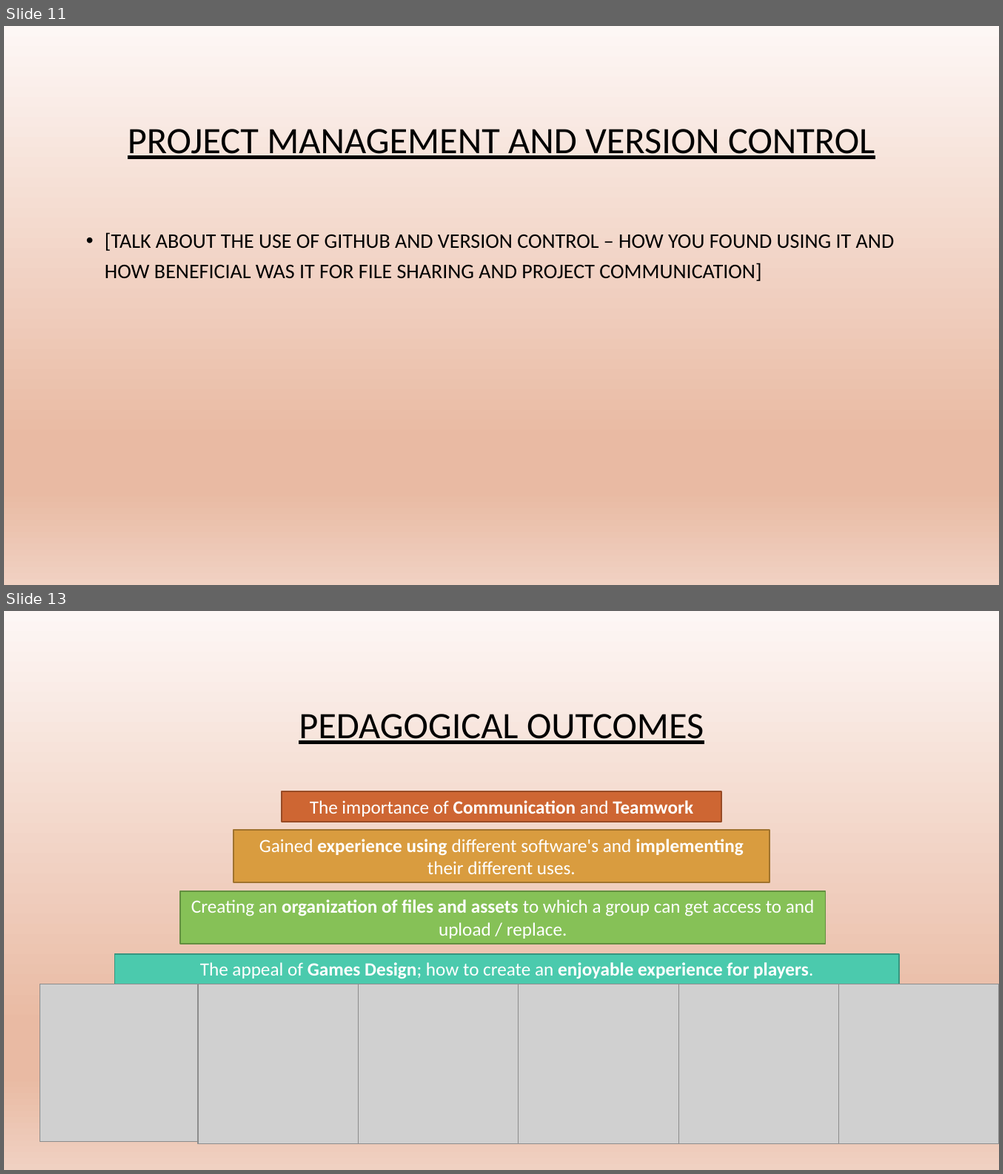
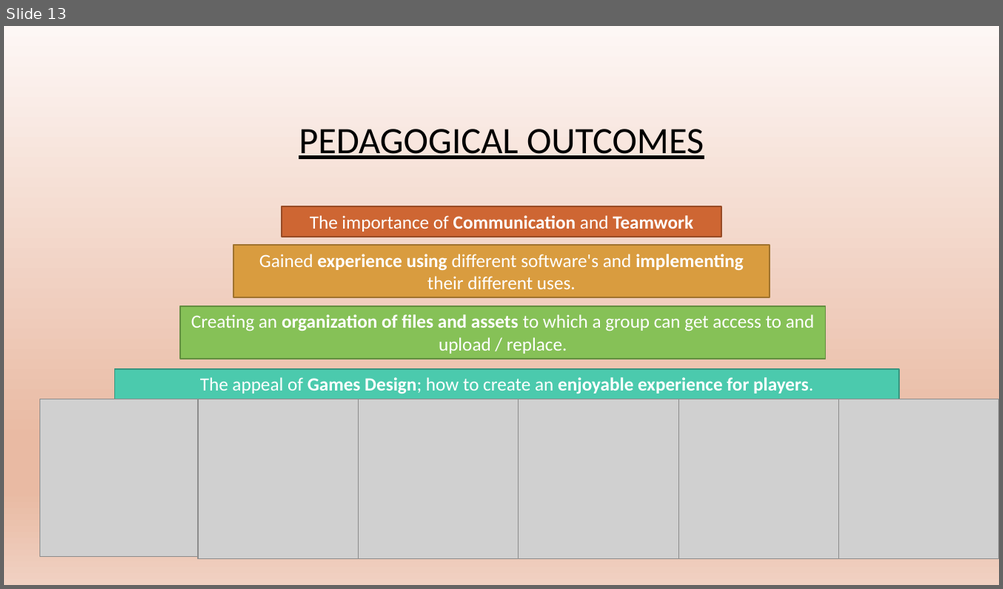
Before and after one commit to chesney85/Year2GameDev, a slide deck: TeamDocs/WordDocs/Presentation/JelBlob_Presentation_AW.pptx. Shown one above the other, each under a label of ours: slides 11 and 13 before the commit, slide 13 after it; the slides between them are not shown. The pictures are 1003x1174 and 1003x589 pixels, drawn with LibreOffice and Linux fonts; fonts in the diff are those of the drawing; grey boxes stand for pictures; background and template pictures are left out. Boxes give left, top, right and bottom in pixels: in the first picture for what was removed or moved away, otherwise in the second. Text is boxed around its words. In the diff, an @@ line names an element or a change of style, - is before the commit and + after.

Commit message:
Updated with Audio, Development and Project Areas

```diff
--- a/TeamDocs/WordDocs/Presentation/JelBlob_Presentation_AW.pptx
+++ b/TeamDocs/WordDocs/Presentation/JelBlob_Presentation_AW.pptx
@@ slide 11 removed at (x1=4, y1=26, x2=999, y2=585), background picture (left out) @@
@@ title removed at (x1=128, y1=129, x2=874, y2=159) @@
-PROJECT MANAGEMENT AND VERSION CONTROL
@@ text removed at (x1=105, y1=232, x2=894, y2=281) @@
-• [TALK ABOUT THE USE OF GITHUB AND VERSION CONTROL – HOW YOU FOUND USING IT AND HOW BENEFICIAL WAS IT FOR FILE SHARING AND PROJECT COMMUNICATION]
```
Also in this commit, not shown: 1 slide changed, 3 slides added, 2 other slides removed.
